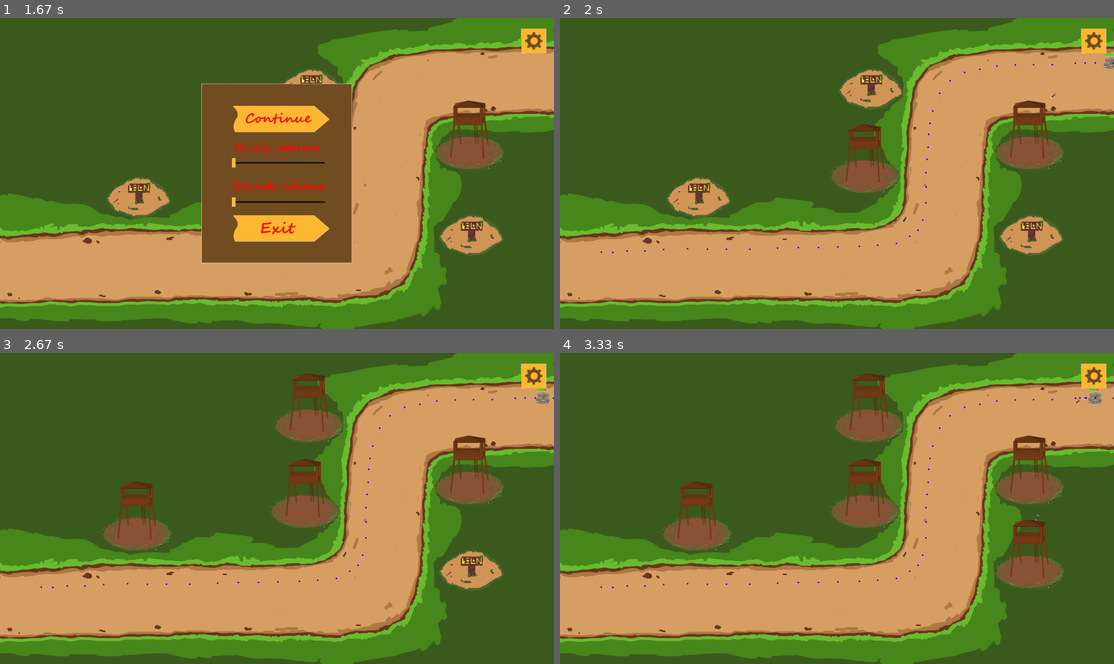
Above: before the commit, frames 1-4 (two rows, left to right).
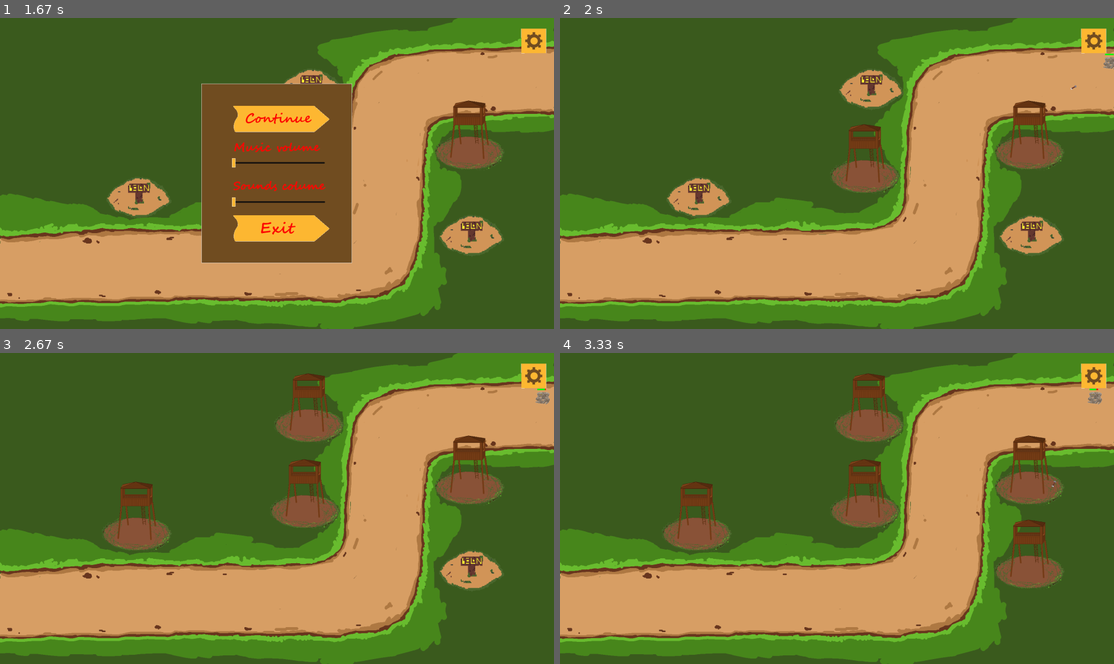
Above: after the commit, the same moments.

Repository: Fundgod/Tower_def
Game: pygame game, started from main.py
Same seed, same stepped clock (60 frames per second), same inputs: the game is played once before the commit and once after it.
Inputs (mouse positions are in pixels of both pictures, inside the frame that each line leads up to):
- Up to frame 1 (1.67 s): press the mouse at (282, 173) at 0.37 s; move the mouse to (193, 210) at 0.47 s; release the mouse at (105, 248) at 0.6 s; press the mouse at (470, 148) at 0.7 s; move the mouse to (282, 123) at 0.8 s; release the mouse at (88, 98) at 0.93 s; press the mouse at (304, 173) at 1.03 s; move the mouse to (393, 232) at 1.13 s; release the mouse at (487, 291) at 1.27 s; press the mouse at (531, 36) at 1.37 s; move the mouse to (343, 154) at 1.47 s; release the mouse at (155, 273) at 1.6 s
- Up to frame 2 (2 s): press the mouse at (831, 117) at 1.7 s; move the mouse to (731, 142) at 1.8 s; release the mouse at (632, 164) at 1.93 s
- Up to frame 3 (2.67 s): press the mouse at (138, 530) at 2.03 s; move the mouse to (310, 461) at 2.13 s; release the mouse at (481, 390) at 2.27 s; press the mouse at (310, 424) at 2.37 s; move the mouse to (282, 408) at 2.47 s; release the mouse at (249, 393) at 2.6 s
- Up to frame 4 (3.33 s): press the mouse at (1030, 483) at 2.7 s; move the mouse to (1003, 452) at 2.8 s; release the mouse at (975, 421) at 2.93 s; press the mouse at (1030, 570) at 3.03 s; move the mouse to (848, 483) at 3.13 s; release the mouse at (670, 399) at 3.27 s

Frame 1 is identical in both runs. In frame 2, 0.1% of the frame differs, in the area x 7-100%, y 11-76%; in frame 3, less than 0.1%; in frame 4, 0.1%.

Commit message:
Added good shooting system

Diff:
--- a/constants.py
+++ b/constants.py
@@ -10,14 +10,14 @@
 MOBS = {
     1: (
         (1, 0, STONE_GOLEM),
-        #(2, 0, CRYSTAL_GOLEM),
-        #(1, 0, HORNY_DOG),
-        #(1, 0, BOAR_WARRIOR),
-        #(2, 0, MASK),
-        #(3, 0, SKILLET),
-        #(1, 0, HORNY_DOG),
-        #(2, 0, SKILLET),
-        #(3, 0, BOAR_WARRIOR)
+        (2, 0, CRYSTAL_GOLEM),
+        (1, 0, HORNY_DOG),
+        (1, 0, BOAR_WARRIOR),
+        (2, 0, MASK),
+        (3, 0, SKILLET),
+        (1, 0, HORNY_DOG),
+        (2, 0, SKILLET),
+        (3, 0, BOAR_WARRIOR)
     ),
     2: (
         (1, 0, STONE_GOLEM),
--- a/main.py
+++ b/main.py
@@ -91,9 +91,6 @@
     def __init__(self, type, way, group):
         super().__init__(group)
         self.way = way
-        # FIXME
-        global circles
-        circles.extend(way)
         self.load_info(type)
 
     def load_info(self, type):
@@ -113,19 +110,19 @@
         self.rect = pygame.Rect(self.coords[0] - self.width / 2, self.coords[1] - self.height / 2, self.width, self.height)
 
     def get_position(self, time):
-        global circles
         index = self.pos
-        steps = self.steps[1]
+        steps = self.steps[1] - self.steps[0]
         way_len = len(self.way)
-        while index < way_len:
+        while index < way_len - 1:
             if steps < time:
                 time -= steps
             else:
-                way_point_1 = self.way[index]
-                way_point_2 = self.way[index + 1]
+                if index > self.pos:
+                    way_point_1 = self.way[index - 1]
+                else:
+                    way_point_1 = self.coords
+                way_point_2 = self.way[index]
                 d_x, d_y = way_point_2[0] - way_point_1[0], way_point_2[1] - way_point_1[1]
-                circles.append((way_point_1[0] + d_x / steps * time, way_point_1[1] + d_y / steps * time))
-                print(steps, time)
                 return (way_point_1[0] + d_x / steps * time,
                         way_point_1[1] + d_y / steps * time)
             start_point = self.way[index]
@@ -134,7 +131,7 @@
             d_x, d_y = end_point[0] - start_point[0], end_point[1] - start_point[1]
             steps = math.hypot(d_x, d_y) / self.velocity
         else:
-            return self.way[-1][0]
+            return self.way[-1]
 
     def update(self):
         if self.health > 0:
@@ -158,9 +155,9 @@
                              ))
             try:
                 if self.steps[0] >= self.steps[1]:
-                    start_point = tuple(map(lambda coord: coord + random.randint(-3, 3), self.way[self.pos]))
+                    start_point = self.way[self.pos]
                     self.pos += 1
-                    end_point = tuple(map(lambda coord: coord + random.randint(-3, 3), self.way[self.pos]))
+                    end_point = self.way[self.pos]
                     d_x, d_y = end_point[0] - start_point[0], end_point[1] - start_point[1]
                     self.steps = [0, math.hypot(d_x, d_y) // self.velocity]
                     self.x_velocity, self.y_velocity = d_x, d_y
@@ -217,7 +214,7 @@
         self.time_to_reload = 100
         self.width = 250
         self.height = 250
-        self.shooting_range = 500
+        self.shooting_range = 600
         self.damage = 10
         self.tower_level = 1
         self.image = load_image(os.path.join('sprites', 'towers', 'ordinary_high_tower.png'), -1)
@@ -241,21 +238,20 @@
 class Bullet(pygame.sprite.Sprite):
     def __init__(self, start_coords, mob, distance_to_target, damage, group):
         super().__init__(group)
-        self.start_coords = start_coords
+        self.coords = list(start_coords)
         self.mob = mob
         self.distance_to_mob = distance_to_target
         self.damage = damage
-        self.rect = pygame.Rect(self.start_coords[0] - 5, self.start_coords[1] - 5, 10, 10)
-        self.velocity = 400 / FPS
+        self.rect = pygame.Rect(self.coords[0] - 5, self.coords[1] - 5, 10, 10)
+        self.velocity = 600 / FPS
         self.steps, self.steps_to_target, self.angle = 0, None, 0
         self.calculate_trajectory()
         self.image = pygame.transform.rotate(load_image(os.path.join('sprites', 'arrow.png')), self.angle)
 
     def calculate_trajectory(self):
         flight_time = self.distance_to_mob / self.velocity
-        print(self.distance_to_mob, flight_time)
         self.end_coords = self.mob.get_position(flight_time)
-        d_x, d_y = self.end_coords[0] - self.start_coords[0], self.end_coords[1] - self.start_coords[1]
+        d_x, d_y = self.end_coords[0] - self.coords[0], self.end_coords[1] - self.coords[1]
         distance = math.hypot(d_x, d_y)
         self.velocity = distance / flight_time
         self.step = (d_x / distance * self.velocity,
@@ -268,8 +264,10 @@
 
     def update(self):
         if self.steps < self.steps_to_target:
-            self.rect.x += self.step[0]
-            self.rect.y += self.step[1]
+            self.coords[0] += self.step[0]
+            self.coords[1] += self.step[1]
+            self.rect.x = self.coords[0] - 5
+            self.rect.y = self.coords[1] - 5
             self.steps += 1
         else:
             self.mob.hit(self.damage)
@@ -465,7 +463,6 @@
     game.begin()
     time = pygame.time.Clock()
     running = True
-    circles = []
     while running:
         time.tick(FPS)
         for event in pygame.event.get():
@@ -475,6 +472,4 @@
                 game.on_tap(event.key)
         screen.fill('black')
         game.update_and_render()
-        for i in circles:
-            pygame.draw.circle(screen, 'blue', i, 3)
         pygame.display.flip()
